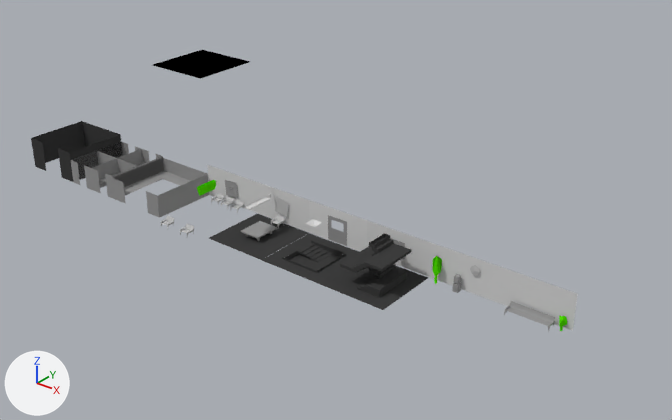
A saved change to the Blender file data/models/blend/parts.blend.
One viewpoint serves both versions: a 50 mm camera at (7.57, -7.87, 5.99) aimed at (0.54, 0.91, 0.55). Every picture has the same lights, and +X, +Y and +Z are marked at lower left.

Names of what the first picture shows: 'CHAIRS_C', 'CUBICLE', 'CUBICLE_CLUSTER', 'DOOR_WALL', 'ELEVATOR', 'EXIT_SIGN', 'FLOOR_WOODEN', 'STAIRS_DOWN', 'STAIRS_UP', 'STALL', 'WALL', 'WALL_LINES', 'WALL_LINES.001', 'pitch'.
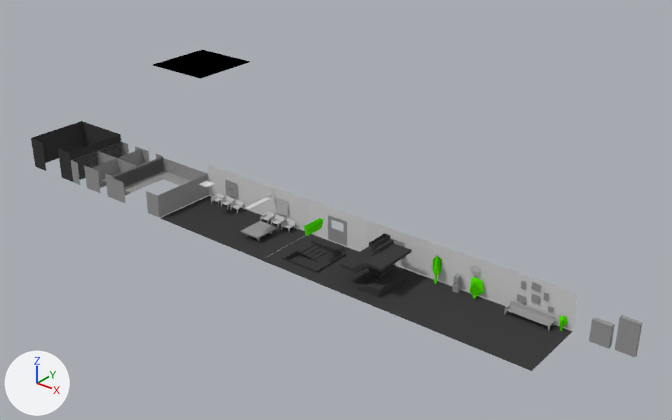
Diff of the bpy script that builds the scene:
```diff
--- a/data/models/blend/parts.blend.py
+++ b/data/models/blend/parts.blend.py
@@ me_plane_028 @@
+me_plane_028.from_pydata([(-0.263, 0.42, -0.004), (-0.263, 0.42, 0.291), (-0.263, 0.486, -0.004), (-0.263, 0.486, 0.291), (-0.021, 0.42, -0.004), (-0.021, 0.42, 0.291), (-0.021, 0.486, -0.004), (-0.021, 0.486, 0.291), (-0.142, 0.42, 0.291), (-0.142, 0.42, -0.004)], [], [(0, 1, 3, 2), (2, 3, 7, 6), (6, 7, 5, 4), (4, 5, 8, 9), (2, 6, 4, 9, 0), (7, 3, 1, 8, 5), (9, 8, 1, 0)])
+me_plane_028.materials.append(mat_grey2)  # grey #979797
@@ me_plane_030 @@
+me_plane_030.from_pydata(...)  # 28 vertices, 11 faces; spans x 0.037..0.279, y 0.439..0.487, z -0.004..0.433
+me_plane_030.materials.append(mat_grey2)  # grey #979797
@@ me_plane_031 @@
+me_plane_031.from_pydata(...)  # 13 vertices, 9 faces; spans x 0.14..0.338, y 0.374..0.488, z -0.007..0.286
+me_plane_031.materials.append(mat_green)  # green #54e700
@@ me_plane_032 @@
+me_plane_032.from_pydata(...)  # 24 vertices, 6 faces; spans x -0.241..0.237, y 0.485, z 0.131..0.456
+me_plane_032.materials.append(mat_grey2)  # grey #979797
@@ ob_chairs_c @@
 ob_chairs_c = bpy.data.objects.new('CHAIRS_C', me_plane_017)
-ob_chairs_c.location = (-1.5, -0.5, 0.0)
+ob_chairs_c.location = (-0.5, 0.5, 0.0)
@@ ob_exit_sign @@
 ob_exit_sign = bpy.data.objects.new('EXIT_SIGN', me_cube_001)
-ob_exit_sign.location = (-1.5, 0.5, 0.0)
+ob_exit_sign.location = (0.5, 0.5, 0.0)
@@ ob_floor_wooden_001 @@
+ob_floor_wooden_001 = bpy.data.objects.new('FLOOR_WOODEN.001', me_plane_019.copy())  # the mesh of ob_floor_wooden
+ob_floor_wooden_001.location = (-1.5, 0.5, 0.0)
@@ ob_floor_wooden_002 @@
+ob_floor_wooden_002 = bpy.data.objects.new('FLOOR_WOODEN.002', me_plane_019.copy())  # the mesh of ob_floor_wooden
+ob_floor_wooden_002.location = (2.5, 0.5, 0.0)
@@ ob_floor_wooden_003 @@
+ob_floor_wooden_003 = bpy.data.objects.new('FLOOR_WOODEN.003', me_plane_019.copy())  # the mesh of ob_floor_wooden
+ob_floor_wooden_003.location = (3.5, 0.5, 0.0)
@@ ob_archive_a @@
+ob_archive_a = bpy.data.objects.new('ARCHIVE_A', me_plane_028)
+ob_archive_a.location = (4.5, 0.5, 0.0)
@@ ob_archive_b @@
+ob_archive_b = bpy.data.objects.new('ARCHIVE_B', me_plane_030)
+ob_archive_b.location = (4.5, 0.5, 0.0)
@@ ob_plant_b @@
+ob_plant_b = bpy.data.objects.new('PLANT_B', me_plane_031)
+ob_plant_b.location = (2.5, 0.5, 0.0)
@@ ob_poster_d @@
+ob_poster_d = bpy.data.objects.new('POSTER_D', me_plane_032)
+ob_poster_d.location = (3.5, 0.5, 0.0)
```

Changed parts and their boxes [x1, y1, x2, y2] in the pictures (672 x 420 px):
'FLOOR_WOODEN.003', added: after [454, 303, 573, 371]
'FLOOR_WOODEN.002', added: after [384, 278, 497, 339]
'FLOOR_WOODEN.001', added: after [160, 196, 257, 238]
'ARCHIVE_B', added: after [615, 315, 642, 357]
'ARCHIVE_A', added: after [589, 317, 615, 349]
'CHAIRS_C', moved: before [160, 216, 194, 237]; after [260, 211, 295, 231]
'EXIT_SIGN', moved: before [197, 180, 216, 196]; after [304, 218, 324, 236]
'POSTER_D', added: after [517, 280, 553, 312]
'PLANT_B', added: after [469, 277, 484, 299]
